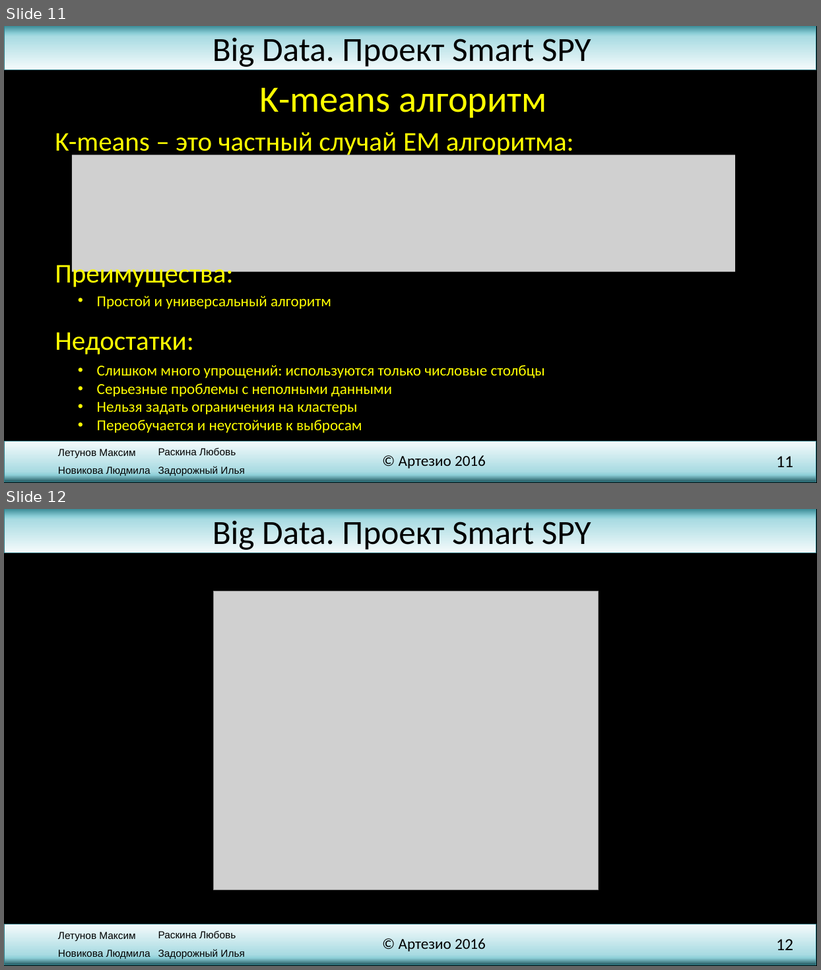
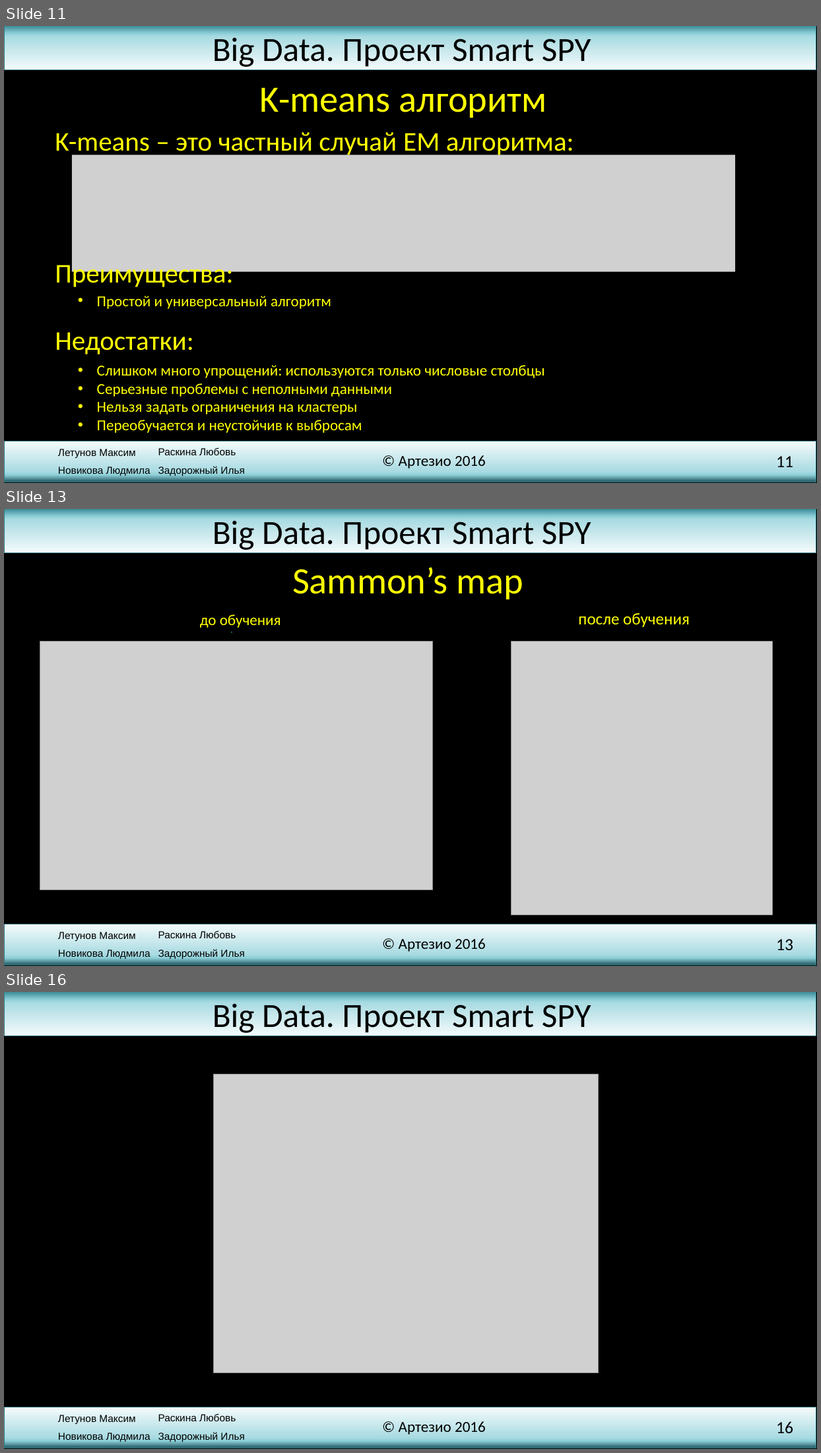
Before and after one commit to SmallDev/TestSmart, a slide deck: presentation.pptx. Shown one above the other, each under a label of ours: slides 11 and 12 before the commit, slides 11, 13 and 16 after it; the slides between them are not shown. The pictures are 821x970 and 821x1453 pixels, drawn with LibreOffice and Linux fonts; fonts in the diff are those of the drawing; grey boxes stand for pictures; background and template pictures are left out. Boxes give left, top, right and bottom in pixels: in the first picture for what was removed or moved away, otherwise in the second. Text is boxed around its words. In the diff, an @@ line names an element or a change of style, - is before the commit and + after.

```diff
--- a/presentation.pptx
+++ b/presentation.pptx
@@ slide 13 added at (4,509,817,966), background picture (left out); not listed: 7 template elements that a slide beside it also shows @@
@@ text added at (292,567,523,599), 44 pt, text #FFFF00 @@
+Sammon’s map
@@ title added at (200,615,281,628), 18 pt, text #FFFF00 @@
+до обучения
@@ text added at (578,613,690,627), 19.5 pt, text #FFFF00 @@
+после обучения
@@ picture added at (40,642,433,890) @@
@@ line added from (232, 632) to (232, 634), #41AEBD 0.5 pt @@
@@ picture added at (511,642,773,916) @@
@@ what was slide 12 is now slide 16 @@
@@ page number at (776,1422,793,1434): text changed @@
-12
+16
```
Also in this commit, not shown: 3 other slides added.
